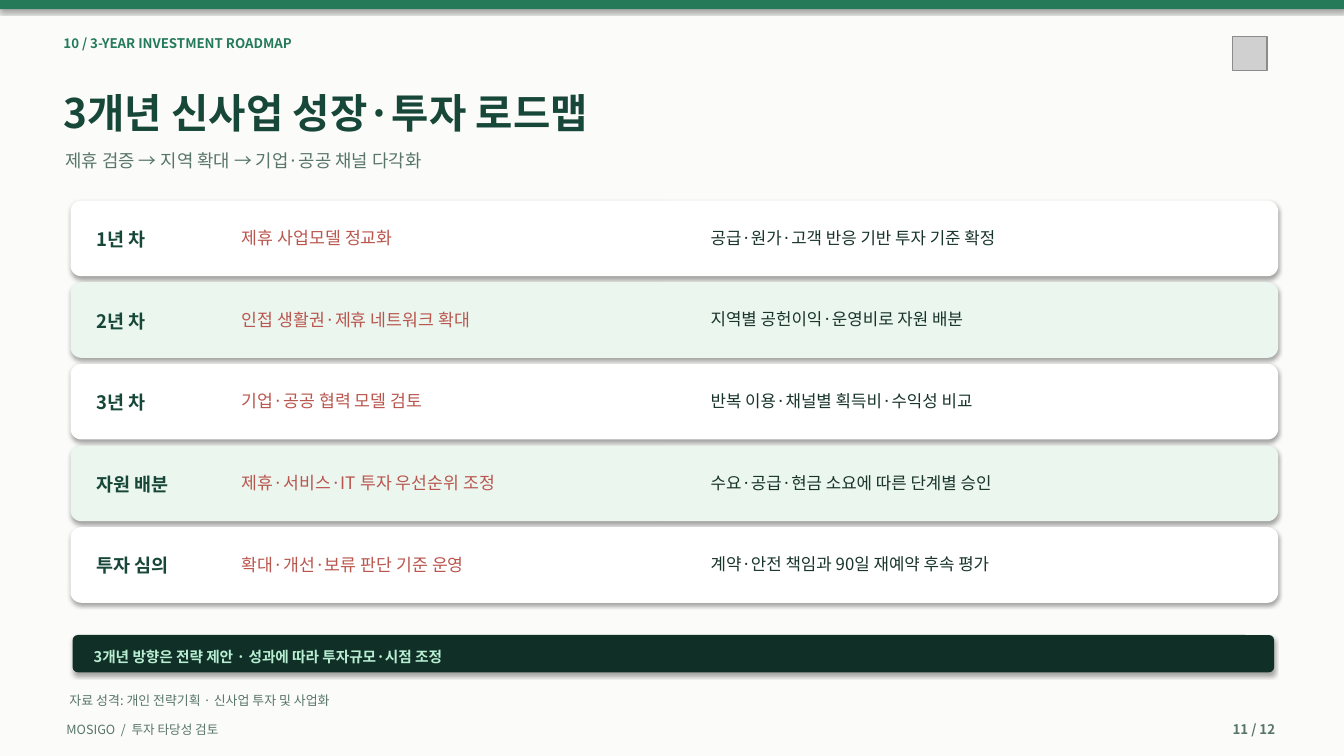
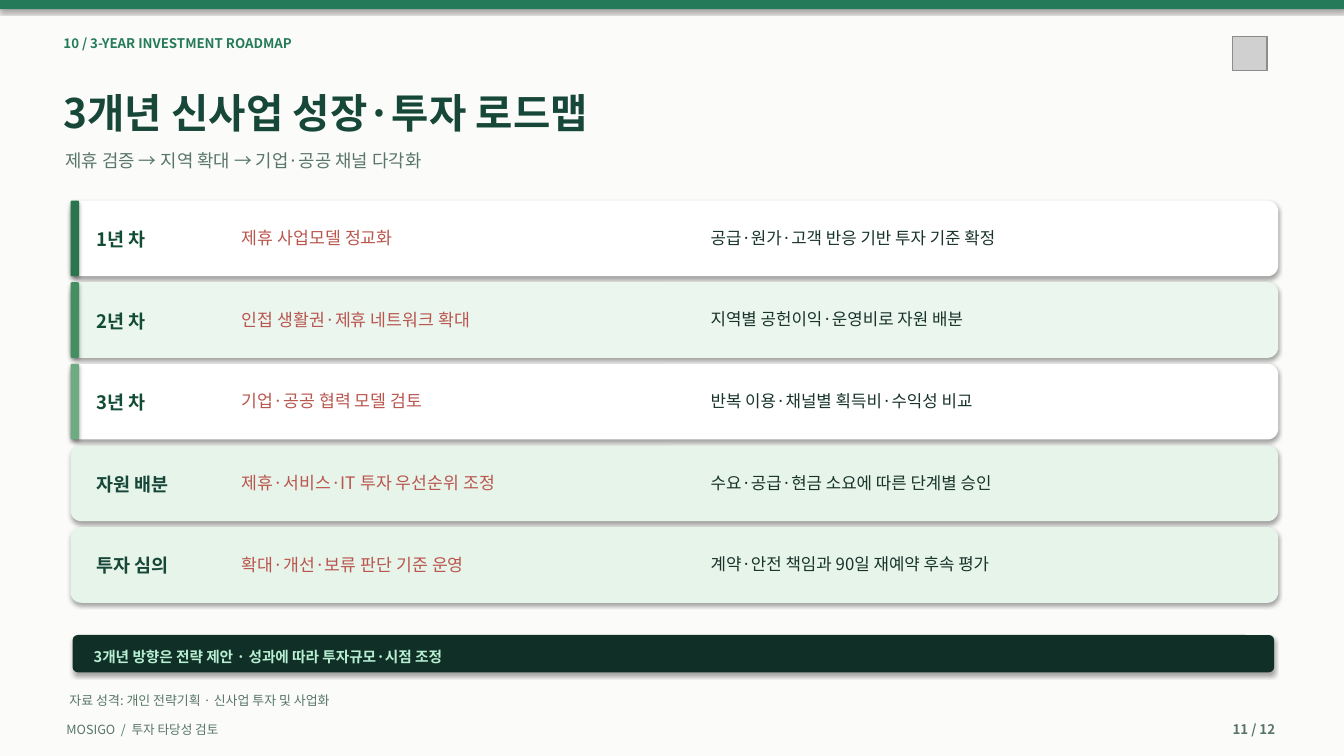
Before and after one commit to dohyunkimmm/mosigo-case-study, a slide deck: slide 11 of downloads/MOSIGO_IR_Investment_Review_12slides.pptx. Drawn at 1344x756 pixels with LibreOffice and Linux fonts; fonts in the diff are those of the drawing; grey boxes stand for pictures. Boxes give left, top, right and bottom in pixels: in the first picture for what was removed or moved away, otherwise in the second. Text is boxed around its words. In the diff, an @@ line names an element or a change of style, - is before the commit and + after.

```diff
--- a/downloads/MOSIGO_IR_Investment_Review_12slides.pptx
+++ b/downloads/MOSIGO_IR_Investment_Review_12slides.pptx
@@ rounded rectangle added at [71,201,80,276], fill #2A744E @@
@@ rounded rectangle added at [71,282,80,358], fill #448E62 @@
@@ rounded rectangle added at [71,364,80,440], fill #6FAB80 @@
@@ rounded rectangle at [71,527,1278,603]: fill #FFFFFF to #E7F4EA @@
```
Also in this commit, not shown: 3 other files.
